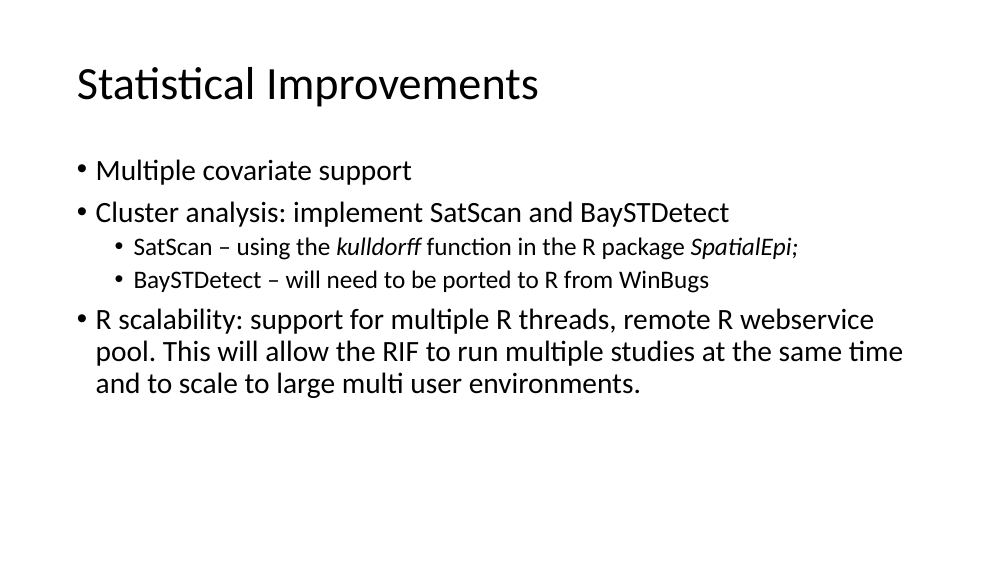
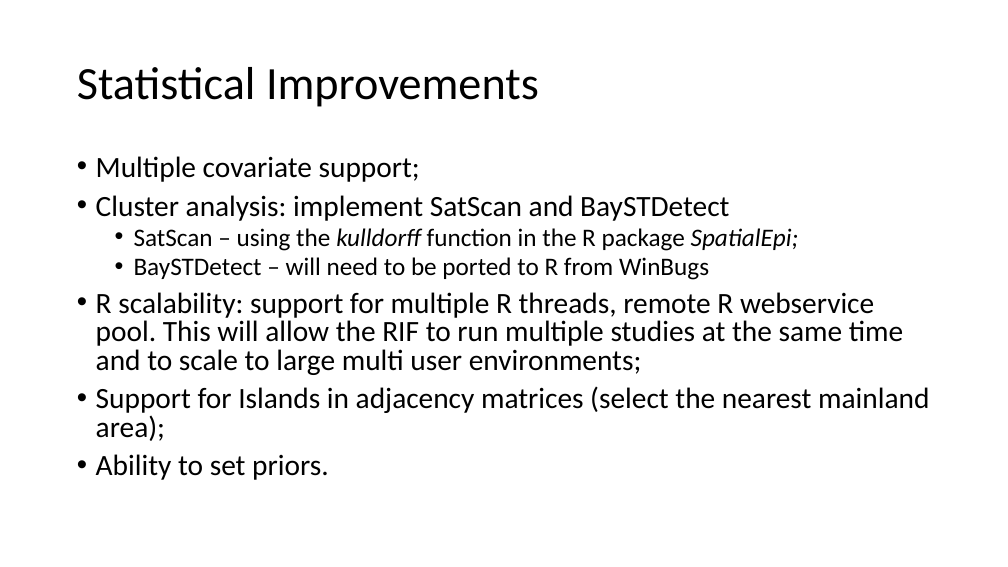
Before and after one commit to smallAreaHealthStatisticsUnit/rapidInquiryFacility, a slide deck: slide 7 of docs/plans/2019 Plans.pptx. Drawn at 1008x567 pixels with LibreOffice and Linux fonts; fonts in the diff are those of the drawing. Boxes give left, top, right and bottom in pixels: in the first picture for what was removed or moved away, otherwise in the second. Text is boxed around its words. In the diff, an @@ line names an element or a change of style, - is before the commit and + after.

```diff
--- a/docs/plans/2019 Plans.pptx
+++ b/docs/plans/2019 Plans.pptx
@@ text at [96, 156, 420, 182]: text changed @@
-• Multiple covariate support
+• Multiple covariate support;
@@ text at [96, 195, 799, 280]: line spacing 0.9 to 0.8 @@
@@ text at [96, 292, 929, 480]: text changed @@
-• R scalability: support for multiple R threads, remote R webservice pool. This will allow the RIF to run multiple studies at the same time and to scale to large multi user environments.
+• R scalability: support for multiple R threads, remote R webservice pool. This will allow the RIF to run multiple studies at the same time and to scale to large multi user environments;
+• Support for Islands in adjacency matrices (select the nearest mainland area);
+• Ability to set priors.
```
Also in this commit, not shown: 2 other slides changed, 2 other files.
